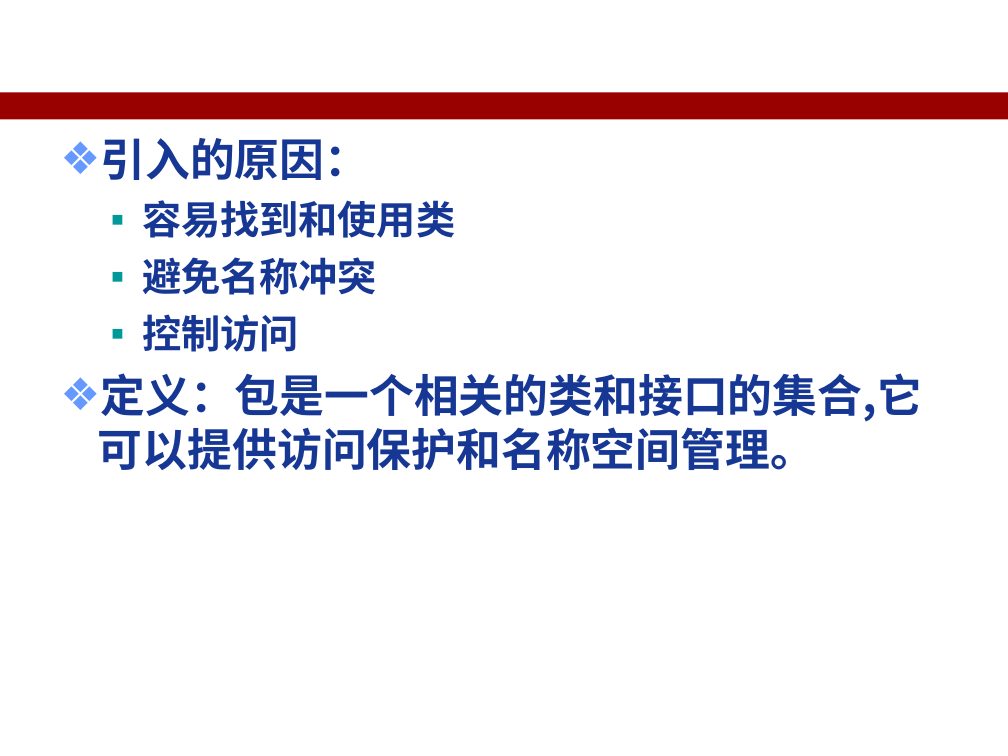
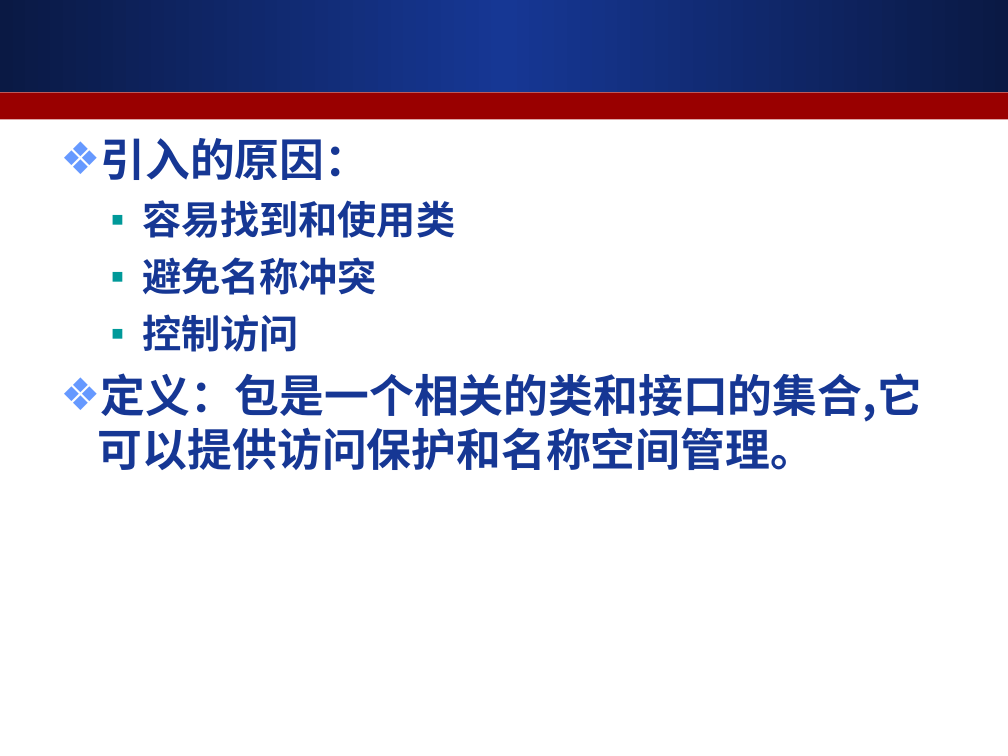
Before and after one commit to ALiberInc/Training, a slide deck: slide 2 of Java/第五章_Java语言的包.ppt. Drawn at 1008x756 pixels with LibreOffice and Linux fonts; fonts in the diff are those of the drawing. Boxes give left, top, right and bottom in pixels: in the first picture for what was removed or moved away, otherwise in the second. Text is boxed around its words. In the diff, an @@ line names an element or a change of style, - is before the commit and + after.

```diff
--- a/Java/第五章_Java语言的包.ppt
+++ b/Java/第五章_Java语言的包.ppt
@@ rectangle added at <box>0,0,1008,92</box>, fill gradient #0A1944 to #163794 @@
```
Also in this commit, not shown: 23 other slides changed, 3 slides removed.
